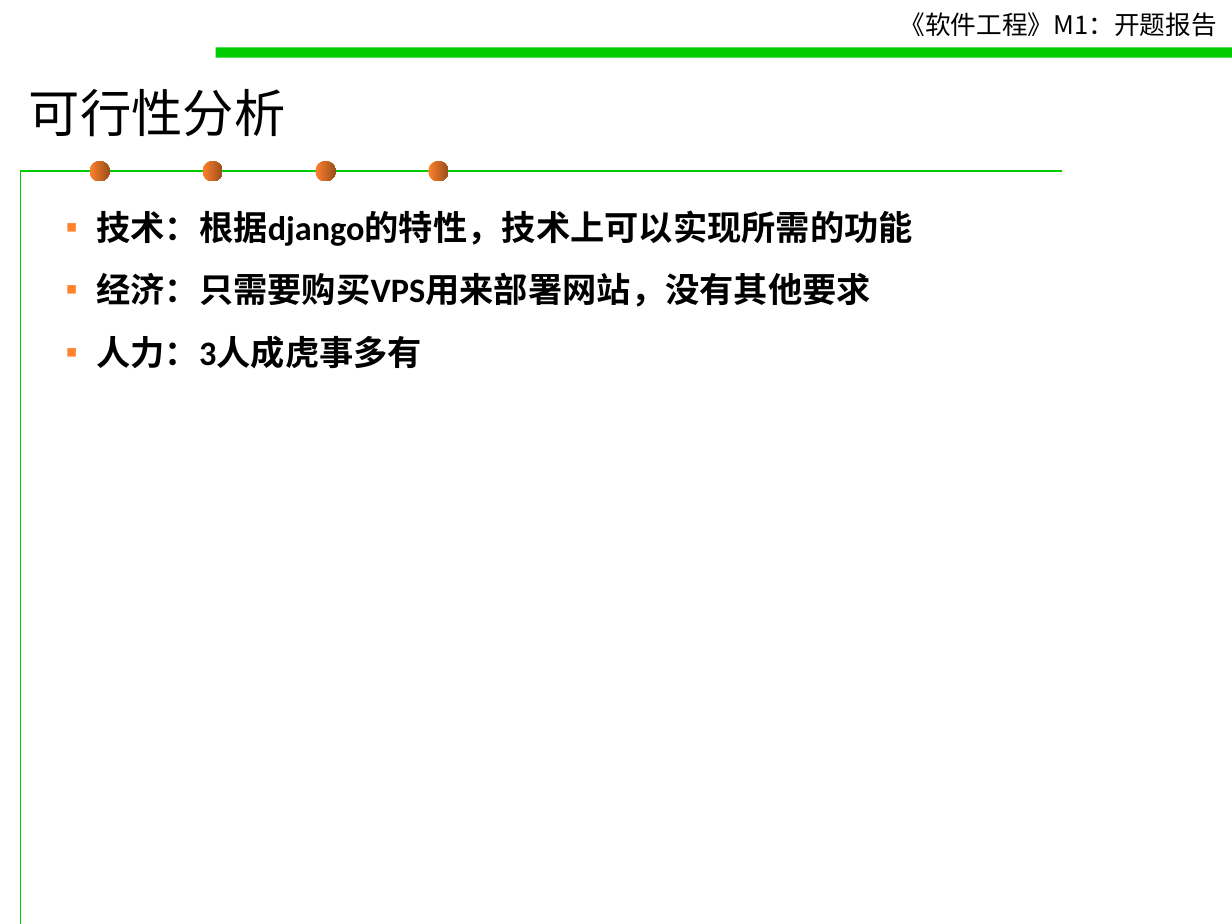
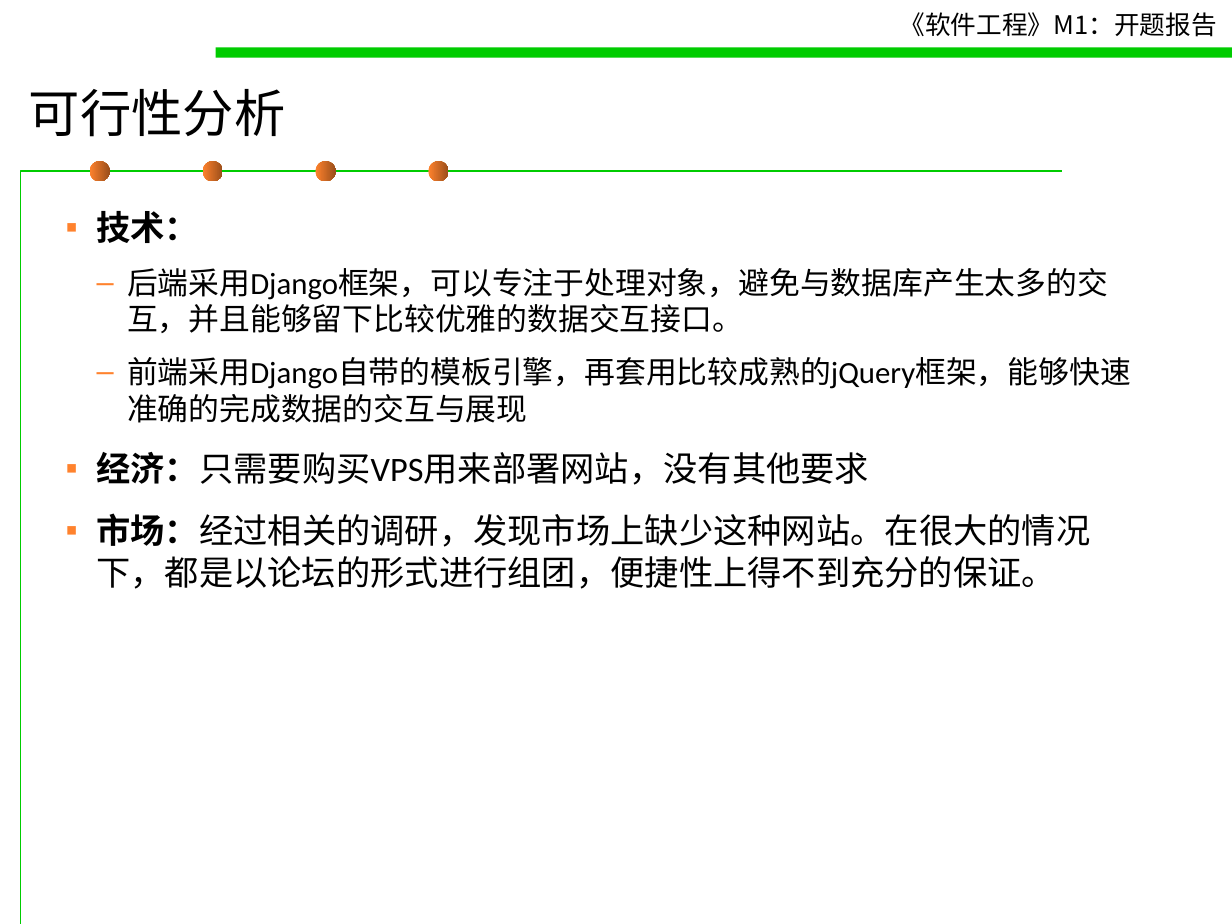
Before and after one commit to October-66/Traveler-Pal, a slide deck: slide 12 of doc/M1 - 开题报告.ppt. Drawn at 1232x924 pixels with LibreOffice and Linux fonts; fonts in the diff are those of the drawing. Boxes give left, top, right and bottom in pixels: in the first picture for what was removed or moved away, otherwise in the second. Text is boxed around its words. In the diff, an @@ line names an element or a change of style, - is before the commit and + after.

```diff
--- a/doc/M1 - 开题报告.ppt
+++ b/doc/M1 - 开题报告.ppt
@@ text at <box>96,211,1131,423</box>: text changed; size 20 to 18 pt; bold off @@
-▪ 技术：根据django的特性，技术上可以实现所需的功能
+▪ 技术：
+  – 后端采用Django框架，可以专注于处理对象，避免与数据库产生太多的交互，并且能够留下比较优雅的数据交互接口。
+  – 前端采用Django自带的模板引擎，再套用比较成熟的jQuery框架，能够快速准确的完成数据的交互与展现
@@ text at <box>96,452,869,485</box>: bold off in "经济：只需要购买VPS用来部署网站，没有其他要求" @@
@@ text at <box>96,513,1090,589</box>: text changed; bold off @@
-▪ 人力：3人成虎事多有
+▪ 市场：经过相关的调研，发现市场上缺少这种网站。在很大的情况下，都是以论坛的形式进行组团，便捷性上得不到充分的保证。
```
Also in this commit, not shown: 4 other slides changed, 1 slide added, 1 slide removed.
